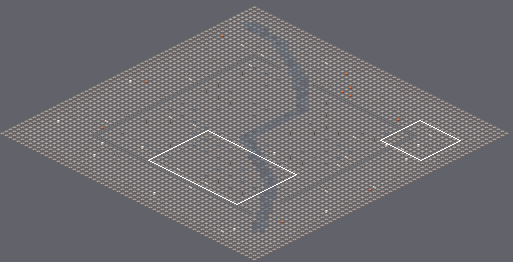
Tiled map (JSON) -- content/areas/wockyard.tmj. The first picture is a wide view before the edit; the outline marks the close-up.
Close-up. Before the edit:
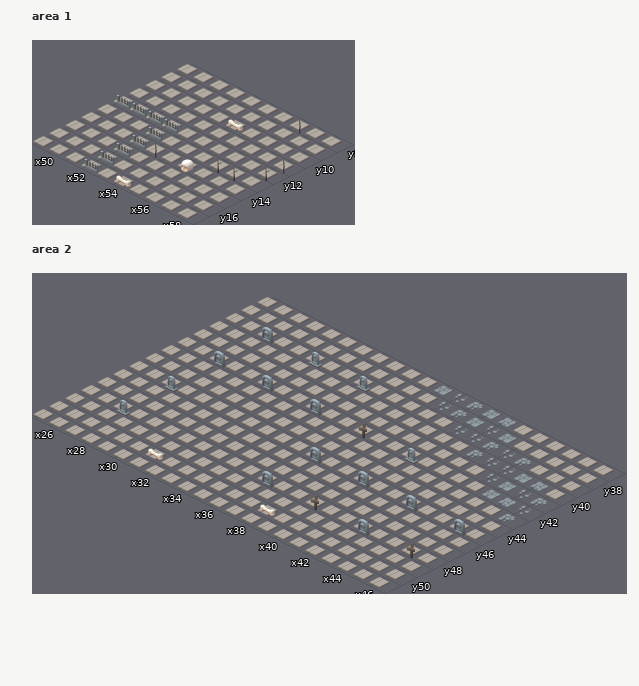
Cells are 192x96 px. Isometric: x runs down to the right, y down to the left. Shown: area 1 x 49..58, y 8..17; area 2 x 25..46, y 37..51. The commit also changed other parts of the map, which this record leaves out.
And afterwards:
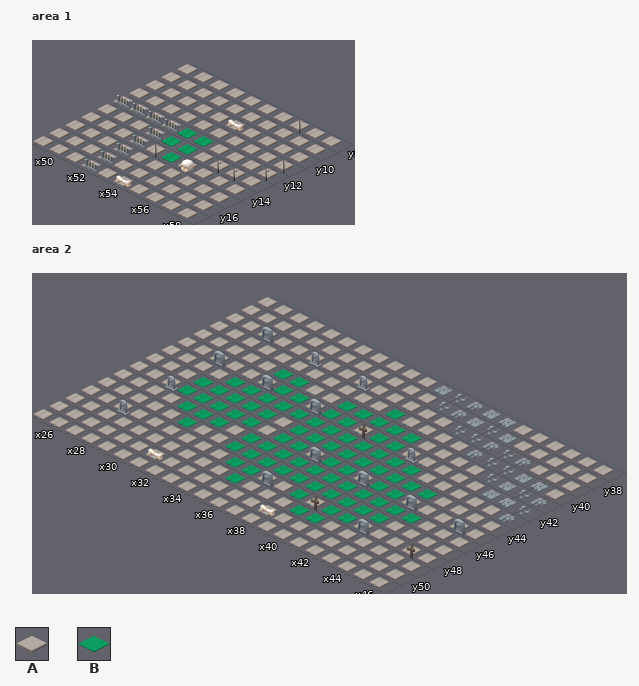
Key: from "kaykit": A 11 "halloween_floor_dirt", B 38 "city_park_base".
_ is an empty cell.
Edits made:
Layer "floor", area 1:
The edit turns tile A into tile B in rows 12 to 13 at x 53 to 54; in row 14 at x 54.
Layer "floor", area 2:
The edit turns tile A into tile B in row 40 at x 36; in row 41 at x 30 to 31 and 34 to 38; in row 42 at x 31 to 32, 34 to 35 and 37 to 38; in row 43 at x 29 to 40; in row 44 at x 28 to 32 and 34 to 42; in row 45 at x 28 to 32, 34 to 35, 37 to 38 and 40 to 41.
The edit turns tile A into tile B in row 46 at x 29 to 31 and 33 to 43; in row 47 at x 30 and 33 to 42; in row 48 at x 34 to 35, 38 and 40 to 41; in row 49 at x 35 and 39 to 40.
